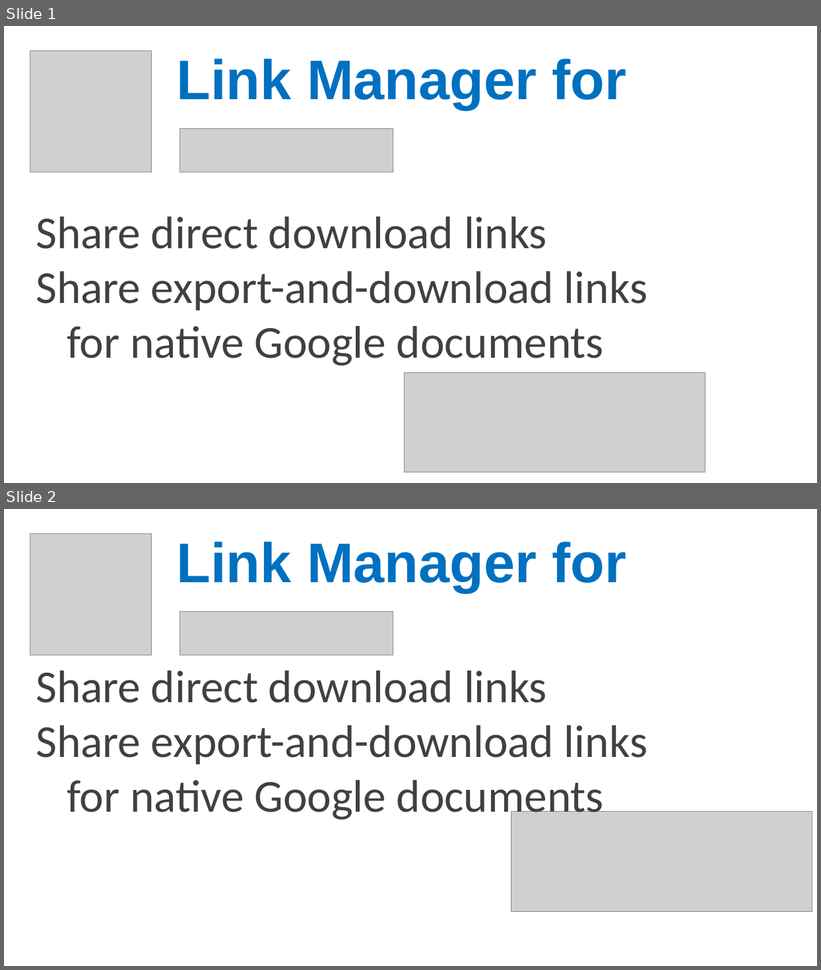
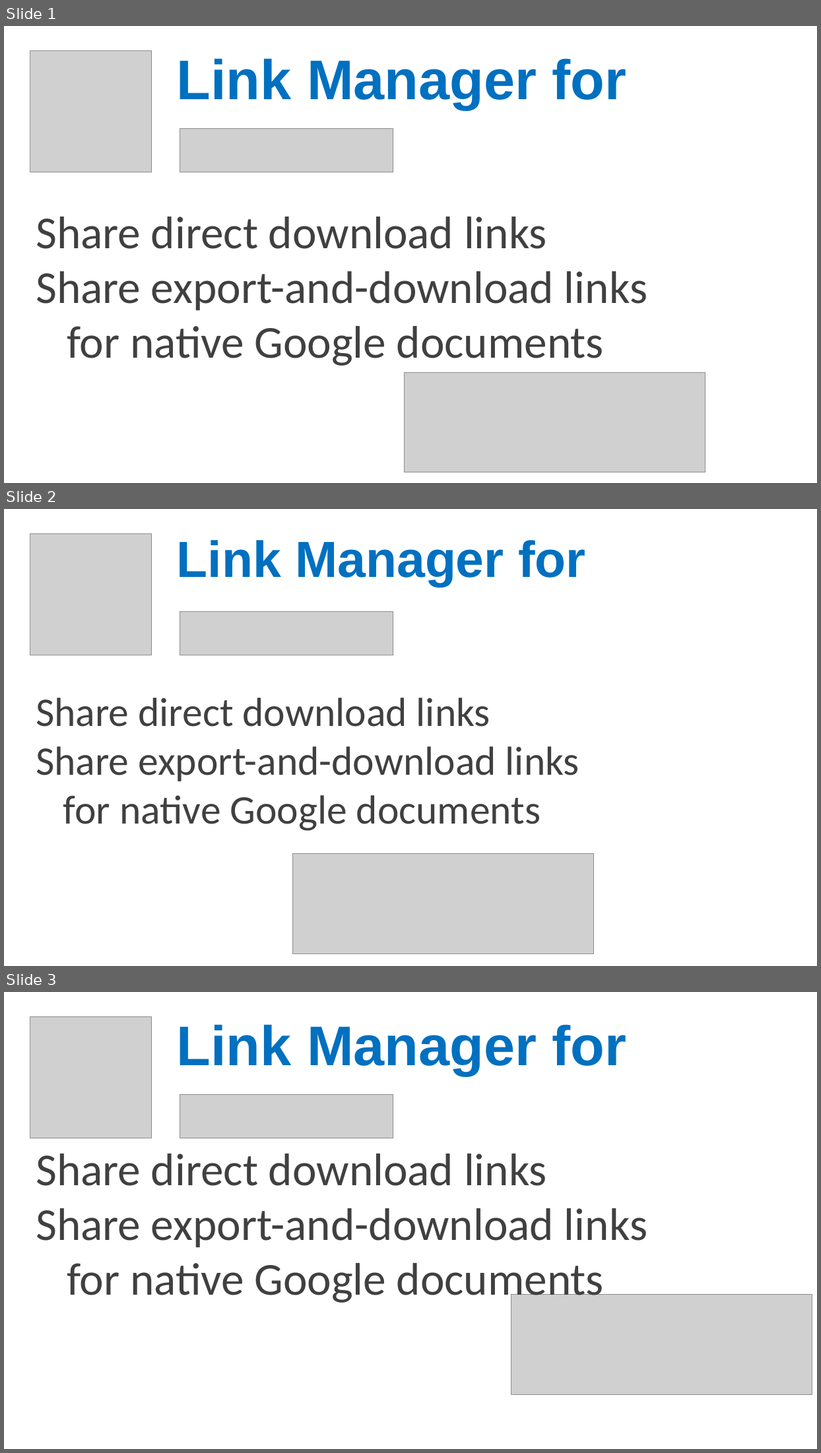
Before and after one commit to OleksiyRudenko/gd-linkman, a slide deck: dist-env/src/cws/app-promo/promo.pptx. Shown one above the other, each under a label of ours: slides 1 and 2 before the commit, slides 1, 2 and 3 after it. The pictures are 821x970 and 821x1453 pixels, drawn with LibreOffice and Linux fonts; fonts in the diff are those of the drawing; grey boxes stand for pictures. Boxes give left, top, right and bottom in pixels: in the first picture for what was removed or moved away, otherwise in the second. Text is boxed around its words. In the diff, an @@ line names an element or a change of style, - is before the commit and + after.

```diff
--- a/dist-env/src/cws/app-promo/promo.pptx
+++ b/dist-env/src/cws/app-promo/promo.pptx
@@ slide 2 added at [4,509,817,966], background #FFFFFF @@
@@ picture added at [30,533,151,655] @@
@@ text added at [177,540,586,587], 60 pt, text #0070C0, bold @@
+Link Manager for
@@ picture added at [180,611,394,656] @@
@@ text added at [36,698,580,831], 48 pt, text #404040 @@
+Share direct download links
+Share export-and-download links
+for native Google documents
@@ picture added at [292,854,593,954] @@
@@ what was slide 2 is now slide 3 @@
```
Also in this commit, not shown: 1 other slide added, 2 other files.
